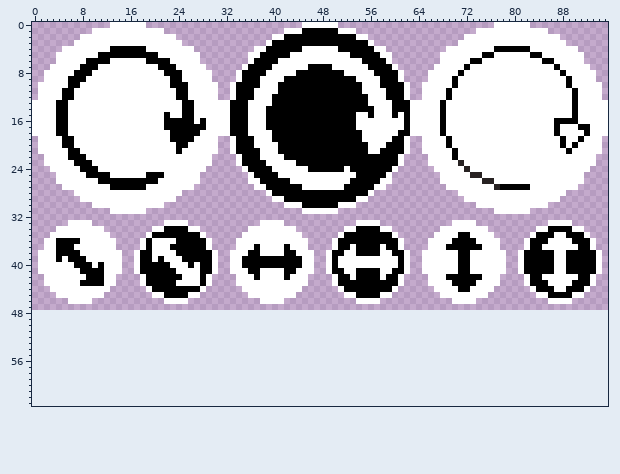
File history of a pixel-art file, assets/gui/rect_buttons.aseprite. The picture above is the old version.
96x48 pixels, 1 frame. The old version is drawn lined up with the new one, on the new canvas.
Now the later version:
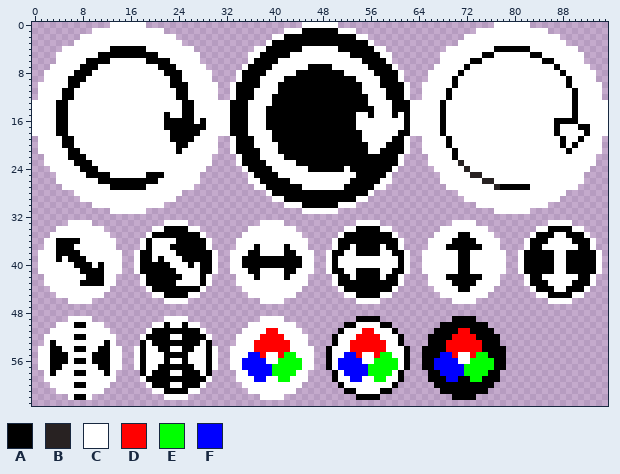
Palette (. is transparent): A #000000  B #282222  C #ffffff  D #ff0000  E #00ff00  F #0000ff
Log entry: added new button sprites (share button)
The edit:
canvas 96x48 -> 96x64
Changed rows in their new state; - is an unchanged pixel.
first column x 1:
49 -----CCCC------------CCCC------------CCCC------------AAAA------------AAAA-----
50 ---CCCAACCC--------CCACCACC--------CCCCCCCC--------AACCCCAA--------AAAAAAAA---
51 --CCCCCCCCCC------CAAAAAAAAC------CCCCDDCCCC------ACCCDDCCCA------AAAADDAAAA--
52 -CCCCCAACCCCC----CAAAACCAAAAC----CCCCDDDDCCCC----ACCCDDDDCCCA----AAAADDDDAAAA-
53 -CACCCCCCCCAC----ACAAAAAAAACA----CCCDDDDDDCCC----ACCDDDDDDCCA----AAADDDDDDAAA-
54 CCAACCAACCAACC--CACCAACCAACCAC--CCCCDDDDDDCCCC--ACCCDDDDDDCCCA--AAAADDDDDDAAAA
55 CCAAACCCCAAACC--CACCCAAAACCCAC--CCCFFDCCDEECCC--ACCFFDCCDEECCA--AAAFFDCCDEEAAA
56 CCAAACAACAAACC--CACCCACCACCCAC--CCFFFFCCEEEECC--ACFFFFCCEEEECA--AAFFFFCCEEEEAA
57 CCAACCCCCCAACC--CACCAAAAAACCAC--CCFFFFFEEEEECC--ACFFFFFEEEEECA--AAFFFFFEEEEEAA
58 -CACCCAACCCAC----ACAAACCAAACA----CCFFFFEEEECC----ACFFFFEEEECA----AAFFFFEEEEAA-
59 -CCCCCCCCCCCC----CAAAAAAAAAAC----CCCFFCCEECCC----ACCFFCCEECCA----AAAFFAAEEAAA-
60 --CCCCAACCCC------CAAACCAAAC------CCCCCCCCCC------ACCCCCCCCA------AAAAAAAAAA--
61 ---CCCCCCCC--------CCAAAACC--------CCCCCCCC--------AACCCCAA--------AAAAAAAA---
62 -----CAAC------------CCCC------------CCCC------------AAAA------------AAAA-----
Where, in picture pixels (left, top, right, bottom), the same in both pictures:
added: (38, 316, 506, 400)
